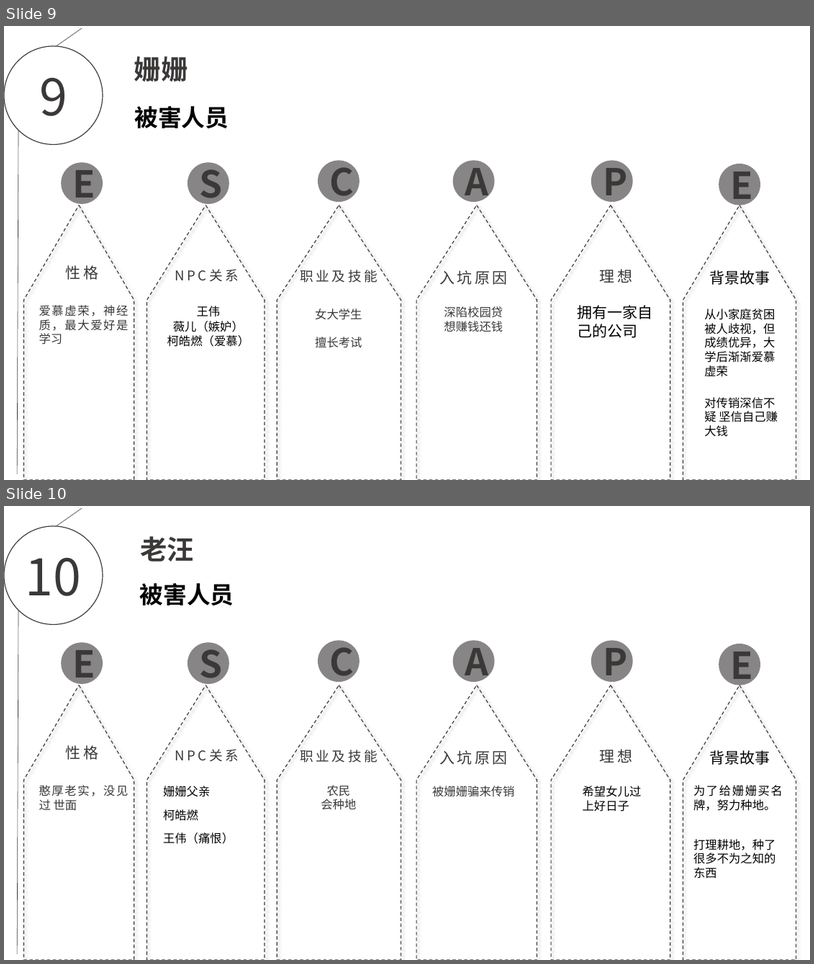
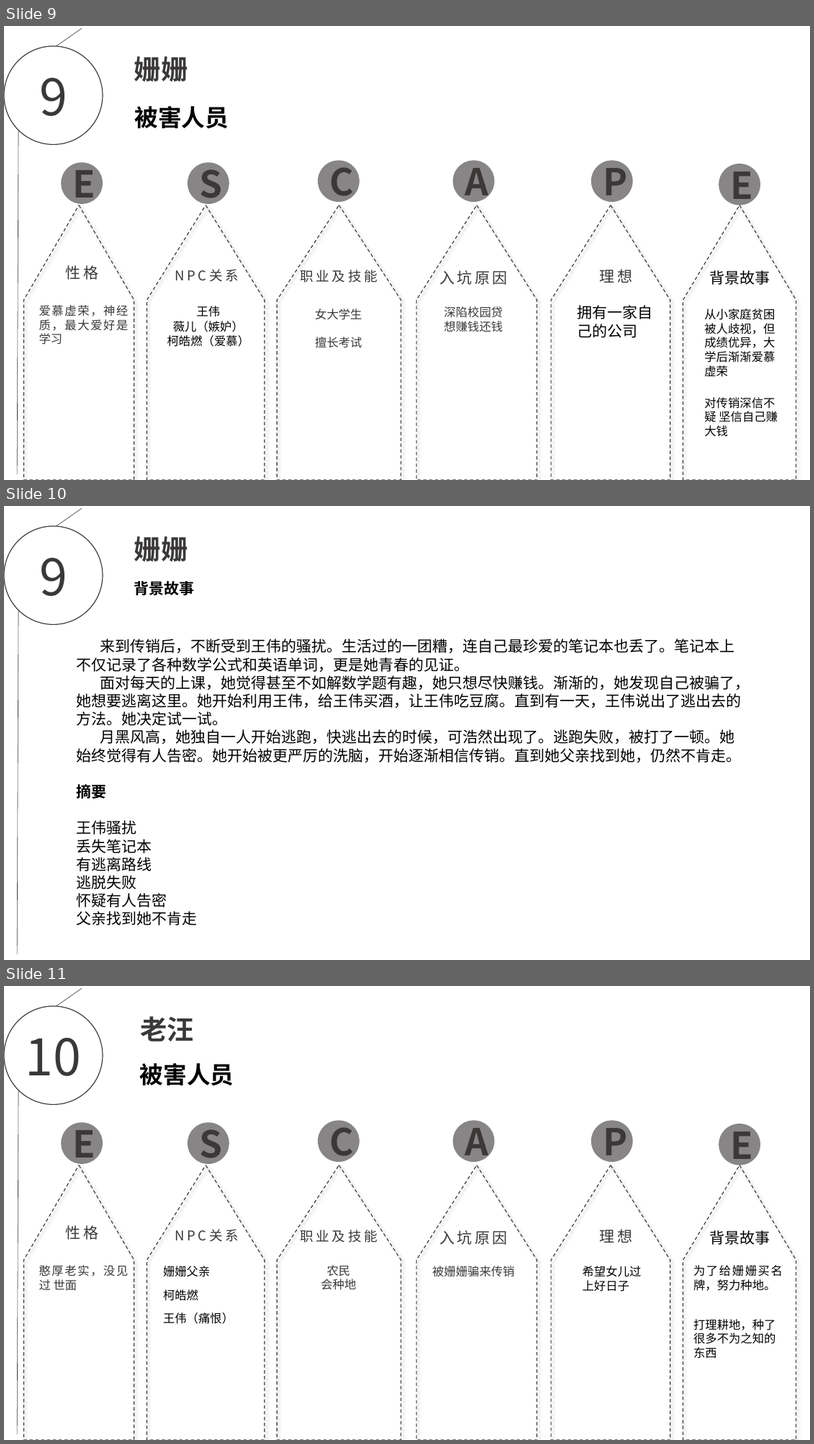
Before and after one commit to EscapeChuanxiao/ChuanXiao, a slide deck: escape.pptx. Shown one above the other, each under a label of ours: slides 9 and 10 before the commit, slides 9, 10 and 11 after it. The pictures are 814x964 and 814x1444 pixels, drawn with LibreOffice and Linux fonts; fonts in the diff are those of the drawing; background and template pictures are left out. Boxes give left, top, right and bottom in pixels: in the first picture for what was removed or moved away, otherwise in the second. Text is boxed around its words. In the diff, an @@ line names an element or a change of style, - is before the commit and + after.

Commit message:
添加角色背景故事
 添加角色背景故事

```diff
--- a/escape.pptx
+++ b/escape.pptx
@@ slide 10 added at (4,506,810,960), background picture (left out) @@
@@ ellipse added at (4,526,103,624), outline #3B3838 1 pt, 60 pt, text #3B3838 @@
+9
@@ line added from (82, 508) to (56, 526), #3B3838 0.5 pt @@
@@ text added at (134,536,188,561), 32 pt, text #3B3838, bold @@
+姗姗
@@ text added at (134,581,195,595), 18 pt, text #000000, bold @@
+背景故事
@@ line added from (18, 610) to (17, 955), #3B3838 0.5 pt @@
@@ text added at (77,638,750,925), 18 pt, text #000000 @@
+来到传销后，不断受到王伟的骚扰。生活过的一团糟，连自己最珍爱的笔记本也丢了。笔记本上不仅记录了各种数学公式和英语单词，更是她青春的见证。
+面对每天的上课，她觉得甚至不如解数学题有趣，她只想尽快赚钱。渐渐的，她发现自己被骗了，她想要逃离这里。她开始利用王伟，给王伟买酒，让王伟吃豆腐。直到有一天，王伟说出了逃出去的方法。她决定试一试。
+月黑风高，她独自一人开始逃跑，快逃出去的时候，可浩然出现了。逃跑失败，被打了一顿。她始终觉得有人告密。她开始被更严厉的洗脑，开始逐渐相信传销。直到她父亲找到她，仍然不肯走。
+摘要
+王伟骚扰
+丢失笔记本
+有逃离路线
+逃脱失败
+怀疑有人告密
+父亲找到她不肯走
@@ what was slide 10 is now slide 11 @@
```
Also in this commit, not shown: 2 slides changed, 3 other slides added.
